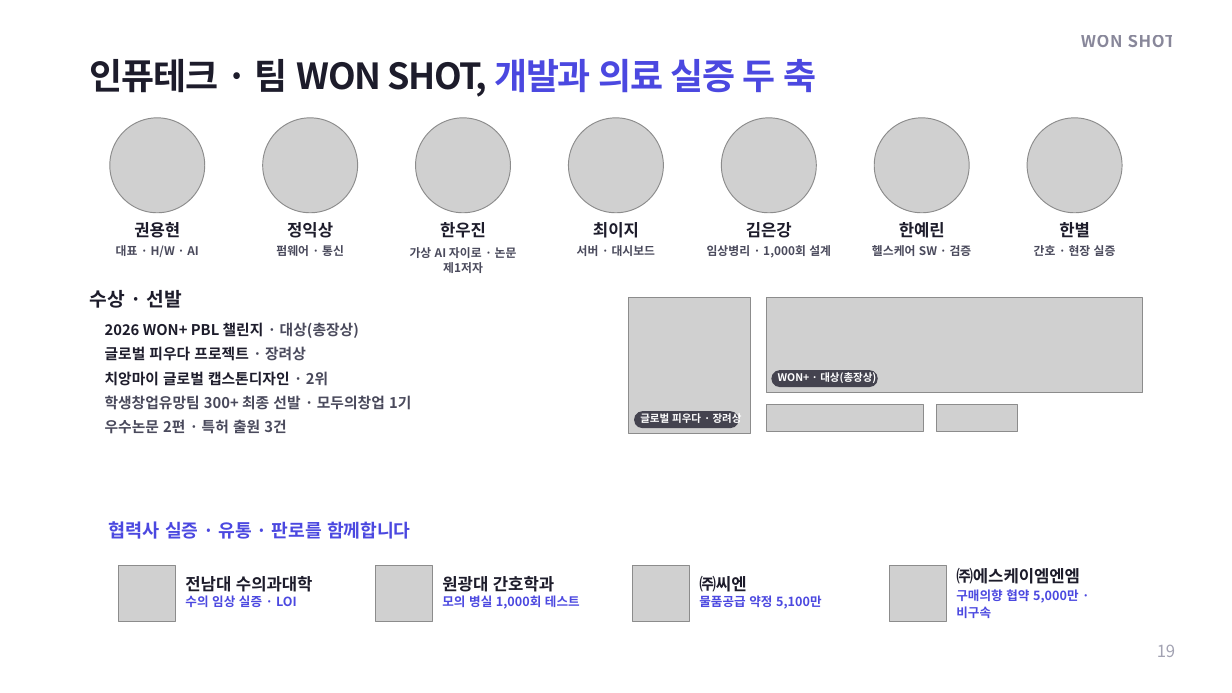
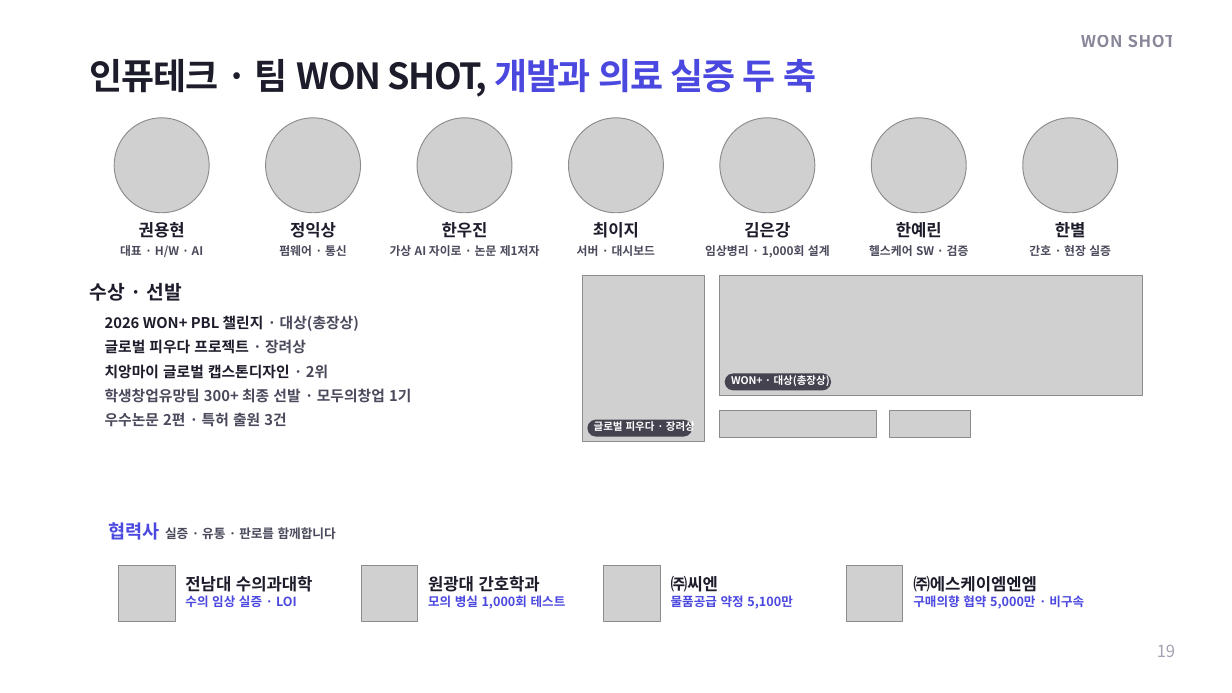
Before and after one commit to yhkwon2004/pet_test, a slide deck: slide 19 of export/INFU-RETRO_IR_WON-SHOT_editable.pptx. Drawn at 1232x693 pixels with LibreOffice and Linux fonts; fonts in the diff are those of the drawing; grey boxes stand for pictures; background and template pictures are left out. Boxes give left, top, right and bottom in pixels: in the first picture for what was removed or moved away, otherwise in the second. Text is boxed around its words. In the diff, an @@ line names an element or a change of style, - is before the commit and + after.

```diff
--- a/export/INFU-RETRO_IR_WON-SHOT_editable.pptx
+++ b/export/INFU-RETRO_IR_WON-SHOT_editable.pptx
@@ 2 texts, 1 picture: place and size @@
-2 texts, 1 picture at (110,118,205,257)
+2 texts, 1 picture at (115,118,210,257)
@@ text "가상 AI 자이로 · 논문 ...": place and size @@
-text "가상 AI 자이로 · 논문 ..." at (410,247,517,273)
+text "가상 AI 자이로 · 논문 ..." at (390,245,540,256)
@@ text "가상 AI 자이로 · 논문 ..." at (390,245,540,256): line spacing 12pt to 1 @@
@@ 2 texts, 1 picture: place and size @@
-2 texts, 1 picture at (1028,118,1123,256)
+2 texts, 1 picture at (1023,118,1118,256)
@@ picture: place and size @@
-picture at (629,298,751,433)
+picture at (582,275,704,443)
@@ picture: place and size @@
-picture at (766,298,1142,393)
+picture at (720,275,1142,396)
@@ text "치앙마이 글로벌 캡스톤디자인 · 2위": place and size @@
-text "치앙마이 글로벌 캡스톤디자인 · 2위" at (105,371,328,386)
+text "치앙마이 글로벌 캡스톤디자인 · 2위" at (105,364,328,379)
@@ rounded rectangle: place and size @@
-rounded rectangle at (772,371,878,387)
+rounded rectangle at (725,373,831,390)
@@ 5 texts: place and size @@
-5 texts at (90,290,411,437)
+5 texts at (90,283,411,430)
@@ rounded rectangle: place and size @@
-rounded rectangle at (634,411,738,428)
+rounded rectangle at (588,420,692,436)
@@ text "글로벌 피우다 · 장려상": place and size @@
-text "글로벌 피우다 · 장려상" at (640,411,742,425)
+text "글로벌 피우다 · 장려상" at (594,420,695,434)
@@ text "협력사 실증 · 유통 · ..." at (108,522,336,540): size 14.2 to 9.9 pt, text colour #4B48E0 to #4A4A5C in "실증 · 유통 · 판로를 함께합니다"; line spacing 1 to 18.8pt @@
@@ picture: place and size @@
-picture at (890,566,946,622)
+picture at (847,566,903,622)
@@ 2 texts, 1 picture: place and size @@
-2 texts, 1 picture at (376,566,580,622)
+2 texts, 1 picture at (361,566,566,622)
@@ 2 texts, 1 picture: place and size @@
-2 texts, 1 picture at (633,566,821,622)
+2 texts, 1 picture at (604,566,792,622)
@@ 2 pictures, 2 texts: place and size @@
-2 pictures, 2 texts at (766,370,1080,584)
+2 pictures, 2 texts at (720,374,1037,592)
@@ text "구매의향 협약 5,000만 · 비구속": place and size @@
-text "구매의향 협약 5,000만 · 비구속" at (956,589,1078,618)
+text "구매의향 협약 5,000만 · 비구속" at (913,595,1084,609)
@@ text "구매의향 협약 5,000만 · 비구속" at (913,595,1084,609): line spacing 13pt to 1 @@
```
Also in this commit, not shown: 15 other slides changed, 3 other files.
